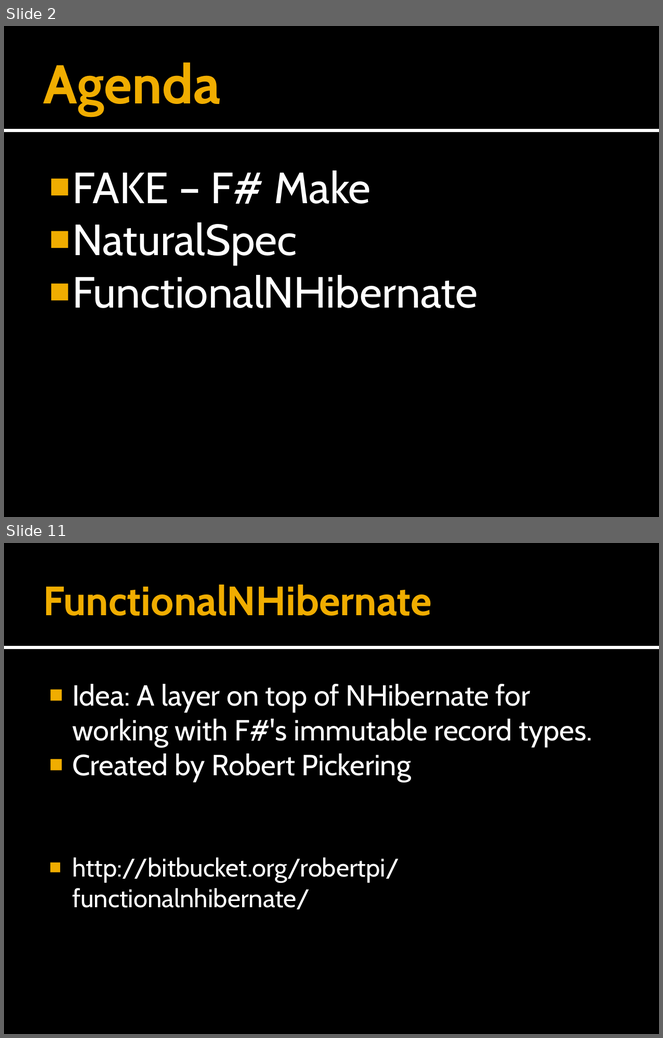
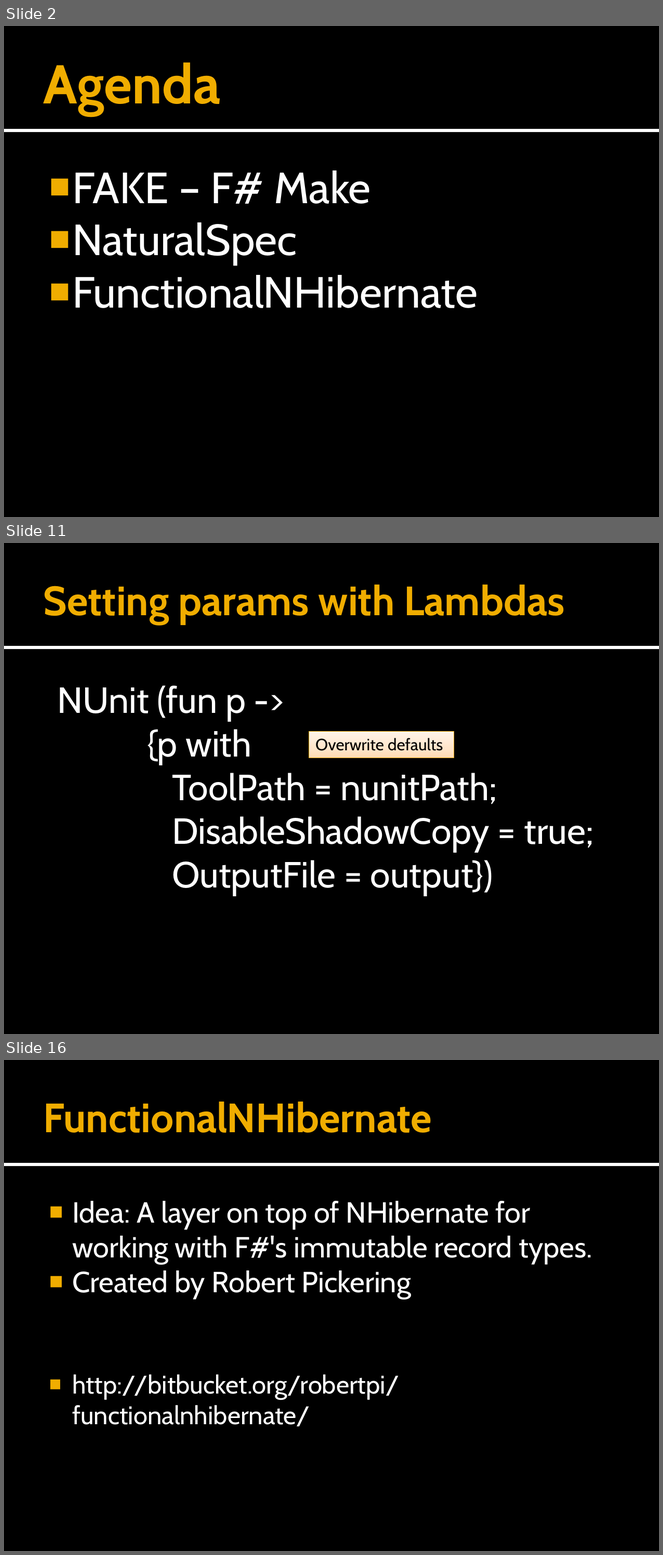
Before and after one commit to forki/TechEdTalk, a slide deck: Meeting.pptx. Shown one above the other, each under a label of ours: slides 2 and 11 before the commit, slides 2, 11 and 16 after it; the slides between them are not shown. The pictures are 663x1038 and 663x1555 pixels, drawn with LibreOffice and Linux fonts; fonts in the diff are those of the drawing. Boxes give left, top, right and bottom in pixels: in the first picture for what was removed or moved away, otherwise in the second. Text is boxed around its words. In the diff, an @@ line names an element or a change of style, - is before the commit and + after.

```diff
--- a/Meeting.pptx
+++ b/Meeting.pptx
@@ slide 11 added at (4, 543, 659, 1034), background #000000; not listed: 2 template elements that a slide beside it also shows @@
@@ title added at (44, 585, 565, 624), 45 pt, text #F0AD00, bold @@
+Setting params with Lambdas
@@ text added at (58, 685, 594, 896), 40 pt, text #FFFFFF @@
+NUnit (fun p ->
+{p with
+ToolPath = nunitPath;
+DisableShadowCopy = true;
+OutputFile = output})
@@ rectangle added at (309, 731, 454, 757), fill gradient #FFDBB5 to #FFE5CB to #FFF5EB, outline #EBA900 0.5 pt, 18 pt, text #000000 @@
+Overwrite defaults
@@ what was slide 11 is now slide 16 @@
```
Also in this commit, not shown: 9 slides changed, 5 other slides added.
